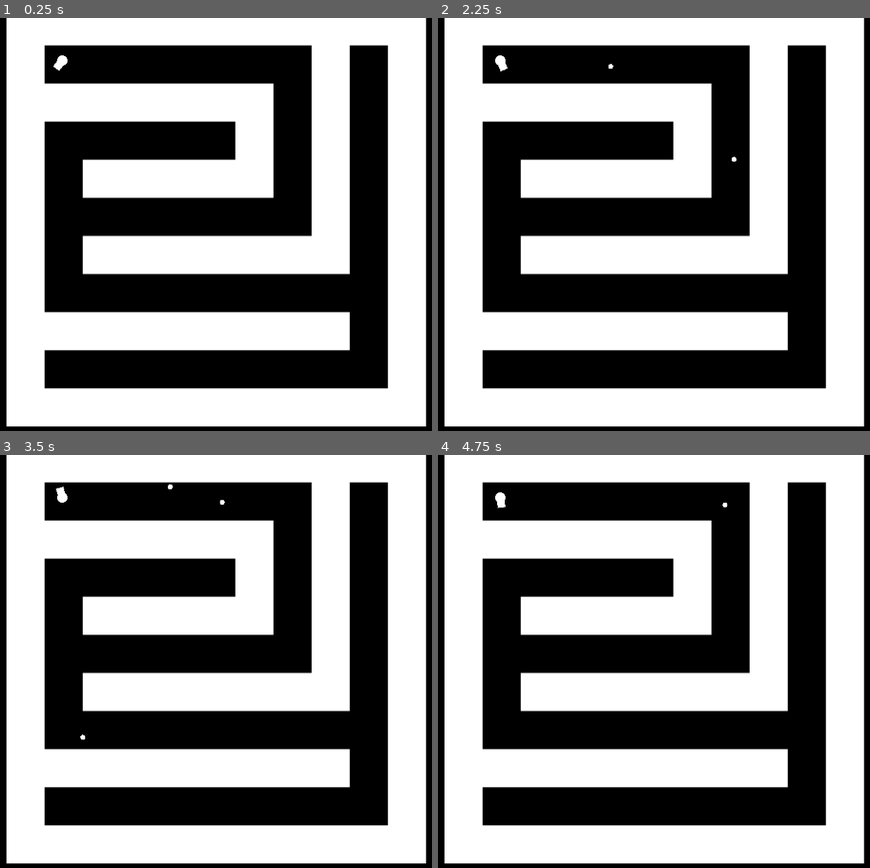
Above: before the commit, frames 1-4 (two rows, left to right).
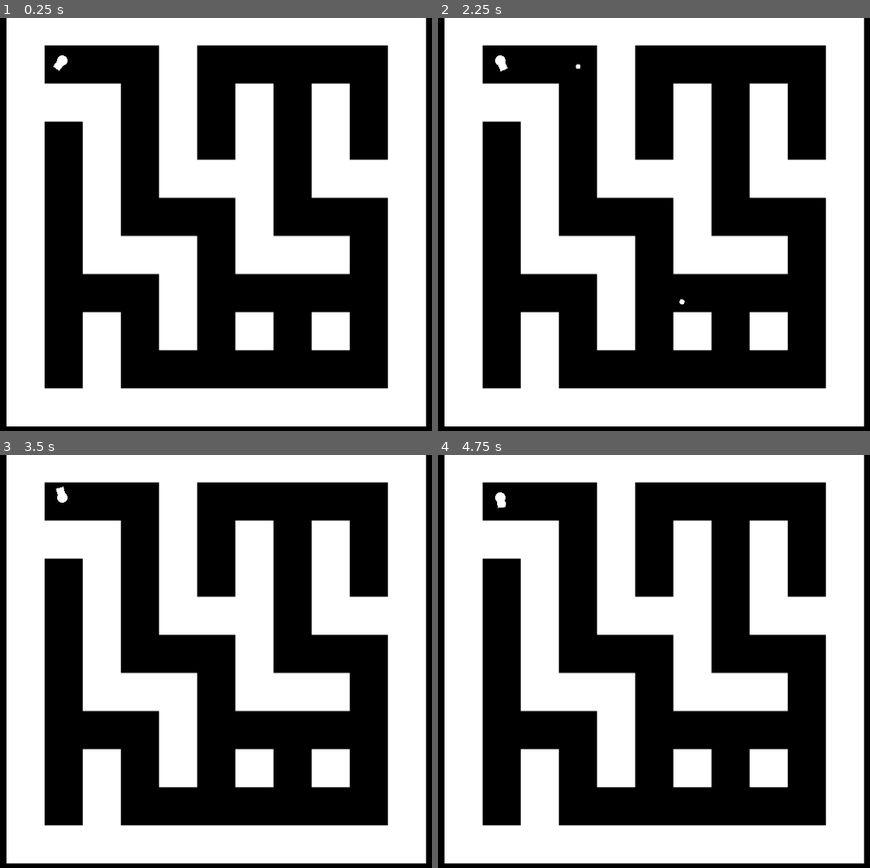
Above: after the commit, the same moments.

Repository: Christmas-Missionary/one_button_2024
Game: Godot game, scene res://src/main.tscn
Same seed, same stepped clock (60 frames per second), same inputs: the game is played once before the commit and once after it.
Inputs:
- Up to frame 1 (0.25 s): no input
- Up to frame 2 (2.25 s): tap Enter at 0.5 s; hold Space (OneButton) 0.53-1.28 s; tap Space (OneButton) at 1.35 s; hold Space (OneButton) from 2.03 s (still down)
- Up to frame 3 (3.5 s): release Space (OneButton) at 2.78 s; tap Space (OneButton) at 2.85 s
- Up to frame 4 (4.75 s): hold Space (OneButton) 3.53-4.28 s; tap Space (OneButton) at 4.35 s

The runs differ from the first frame. In frame 1, 15% of the frame differs, in the area x 10-90%, y 6-90%; in frame 2, 15%; in frame 3, 15%; in frame 4, 15%.

Commit message:
inlined _allow_loops

Diff:
--- a/src/maze_gen.gd
+++ b/src/maze_gen.gd
@@ -2,8 +2,6 @@
 
 const _Y_DIM: int = 9
 const _X_DIM: int = 9
-
-var _allow_loops: bool = false
 
 func _can_move_to(current: Vector2i) -> bool:
 	const _MAZE_RECT: Rect2i = Rect2i(Vector2i.ZERO, Vector2i(_X_DIM, _Y_DIM))
@@ -38,7 +36,7 @@
 		for pos: Vector2i in four_dirs:
 			var new_pos: Vector2i = current + pos
 			if !seen.has(new_pos) and _can_move_to(new_pos):
-				if new_pos % 2 == Vector2i.ONE and randi_range(1, 5 if _allow_loops else 1) == 1:
+				if new_pos % 2 == Vector2i.ONE and randi_range(1, randi_range(2, 5)) == 1:
 					set_cell(new_pos, 0, Vector2i.ZERO)
 				else:
 					found_new_path = true
